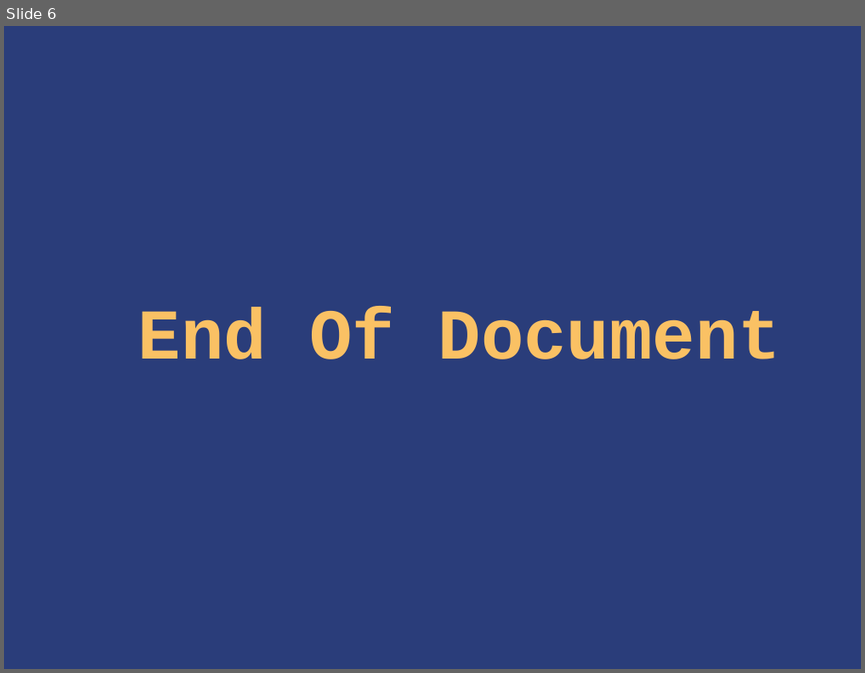
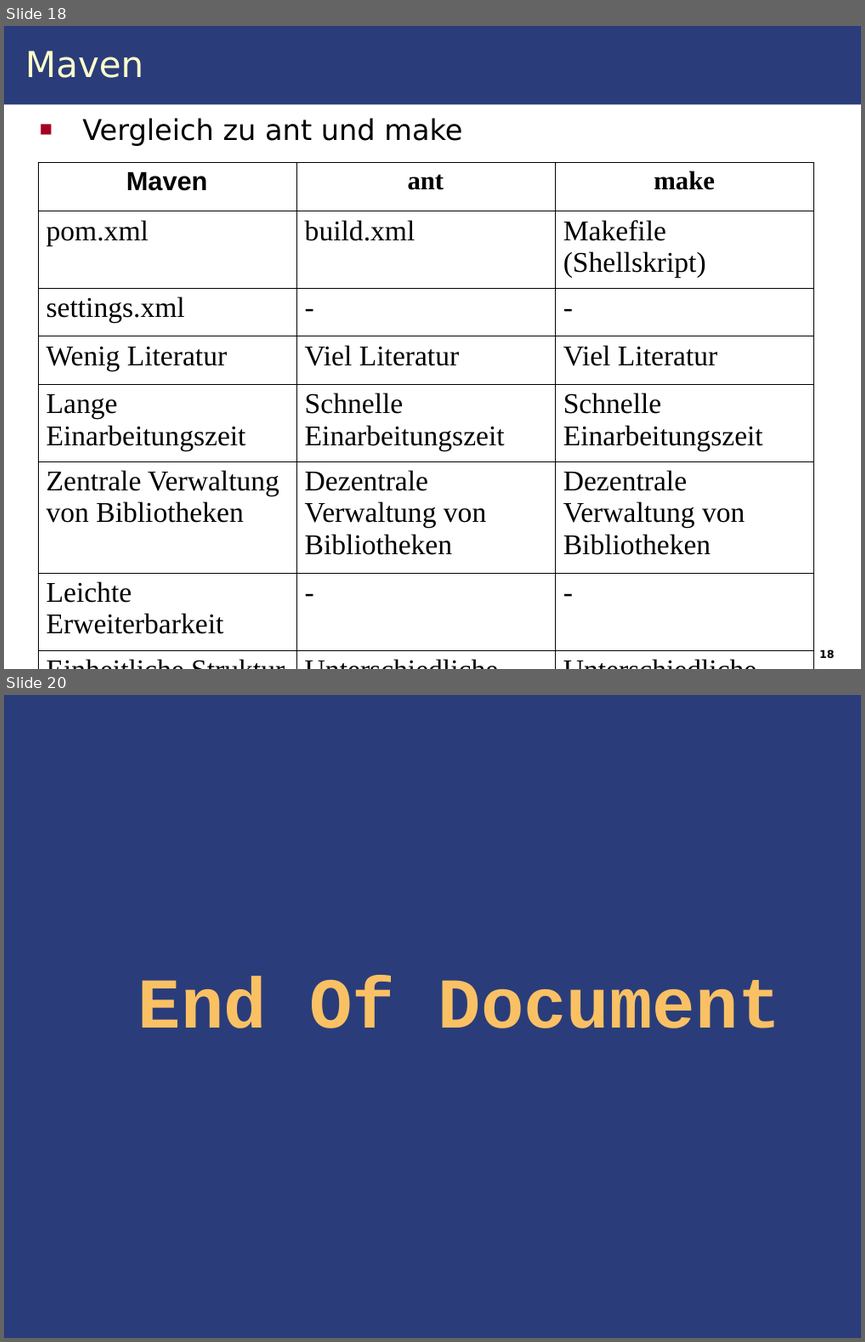
Before and after one commit to IAAS/decidr, a slide deck: seminars/at/Seminar.odp. Shown one above the other, each under a label of ours: slide 6 before the commit, slides 18 and 20 after it; the slides between them are not shown. The pictures are 865x673 and 865x1342 pixels, drawn with LibreOffice and Linux fonts; fonts in the diff are those of the drawing. Boxes give left, top, right and bottom in pixels: in the first picture for what was removed or moved away, otherwise in the second. Text is boxed around its words. In the diff, an @@ line names an element or a change of style, - is before the commit and + after.

```diff
--- a/seminars/at/Seminar.odp
+++ b/seminars/at/Seminar.odp
@@ slide 18 added at bbox=[4, 26, 861, 669], background #FFFFFF @@
@@ rectangle added at bbox=[4, 26, 861, 105], fill #2A3D7A @@
@@ title added at bbox=[25, 51, 143, 78], 30 pt, text #FFFFCC @@
+Maven
@@ text added at bbox=[82, 118, 462, 146], 24 pt, text #000000 @@
+■ Vergleich zu ant und make
@@ table added at bbox=[37, 162, 814, 637], 9 rows, 3 columns @@
+Maven | ant | make
+pom.xml | build.xml | Makefile (Shellskript)
+settings.xml | - | -
+Wenig Literatur | Viel Literatur | Viel Literatur
+Lange Einarbeitungszeit | Schnelle Einarbeitungszeit | Schnelle Einarbeitungszeit
+Zentrale Verwaltung von Bibliotheken | Dezentrale Verwaltung von Bibliotheken | Dezentrale Verwaltung von Bibliotheken
+Leichte Erweiterbarkeit | - | -
+Einheitliche Struktur | Unterschiedliche Struktur | Unterschiedliche Struktur
+ |  | 
@@ page number added at bbox=[819, 649, 834, 658], 9 pt, text #000000, bold @@
+18
@@ what was slide 6 is now slide 20 @@
```
Also in this commit, not shown: 1 slide changed, 13 other slides added, 9 other files.
